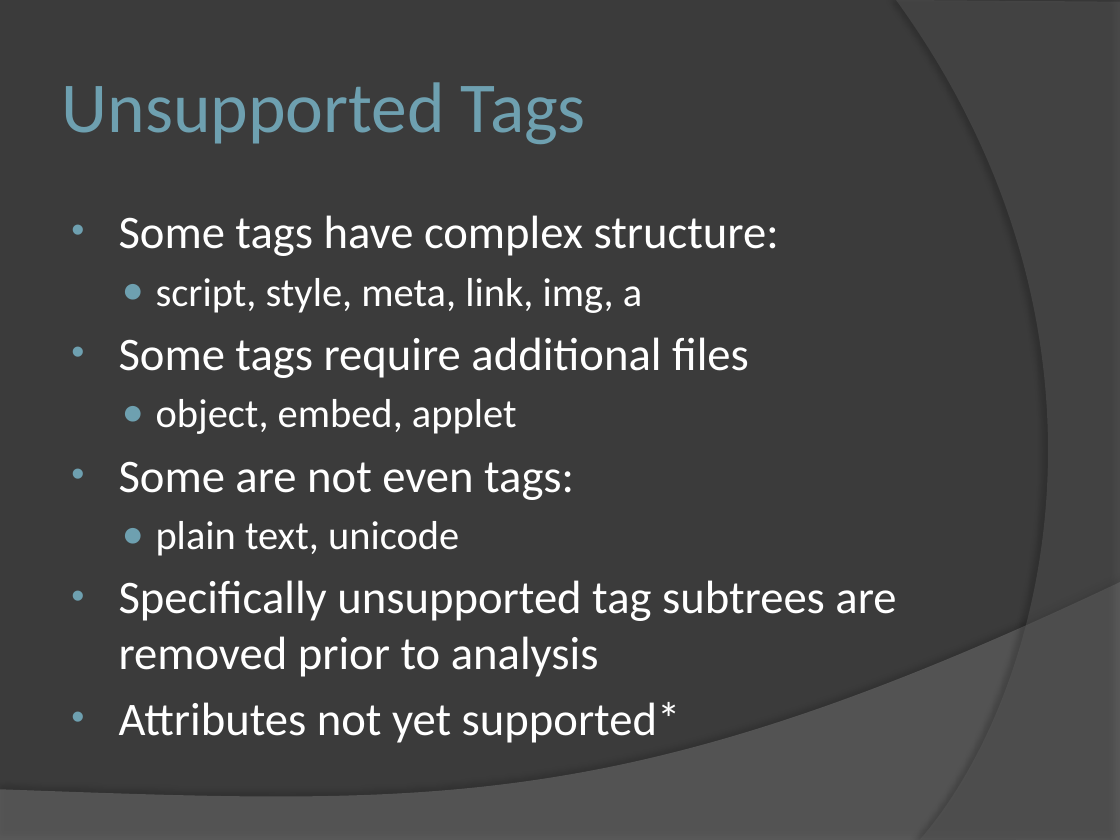
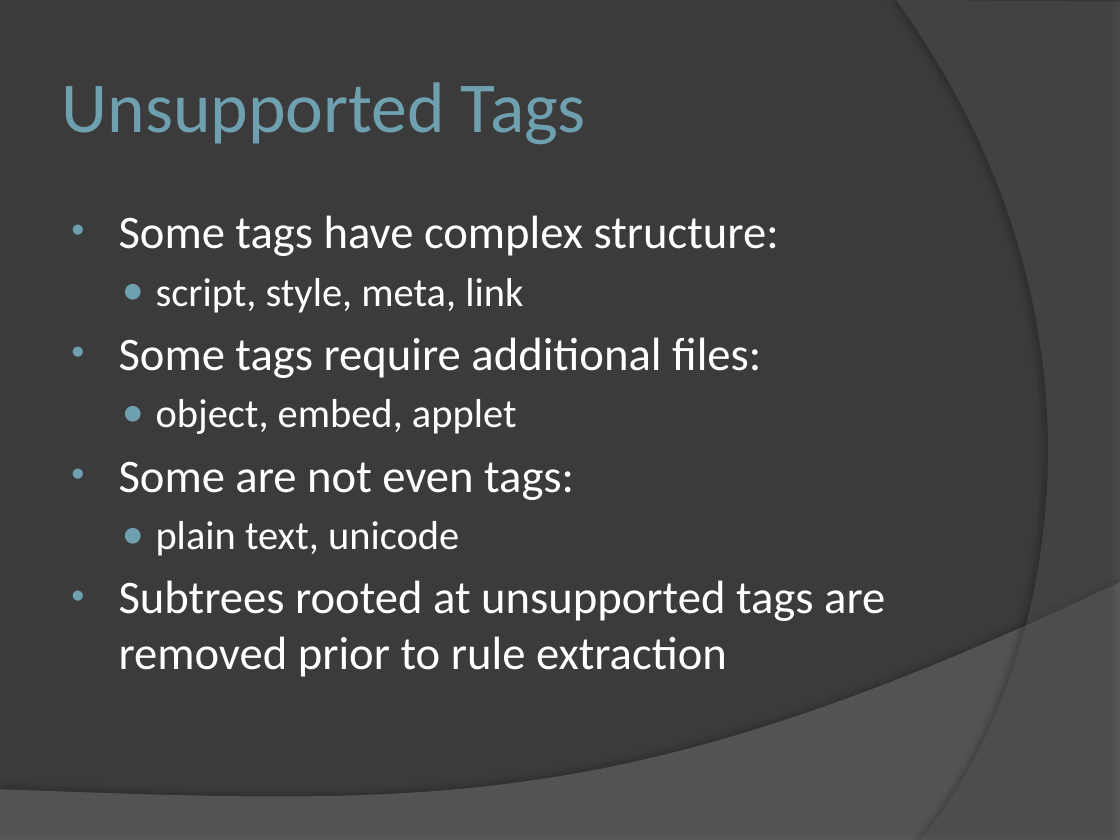
Before and after one commit to s1n/smlp-generator, a slide deck: slide 7 of docs/Machine Language Generation.pptx. Drawn at 1120x840 pixels with LibreOffice and Linux fonts; fonts in the diff are those of the drawing. Boxes give left, top, right and bottom in pixels: in the first picture for what was removed or moved away, otherwise in the second. Text is boxed around its words. In the diff, an @@ line names an element or a change of style, - is before the commit and + after.

```diff
--- a/docs/Machine Language Generation.pptx
+++ b/docs/Machine Language Generation.pptx
@@ text at [119, 278, 761, 378]: text changed @@
-  ● script, style, meta, link, img, a
-• Some tags require additional files
+  ● script, style, meta, link
+• Some tags require additional files:
@@ text at [119, 580, 885, 677]: text changed @@
-• Specifically unsupported tag subtrees are removed prior to analysis
-• Attributes not yet supported*
+• Subtrees rooted at unsupported tags are removed prior to rule extraction
```
Also in this commit, not shown: 4 other slides changed, 10 other files.
